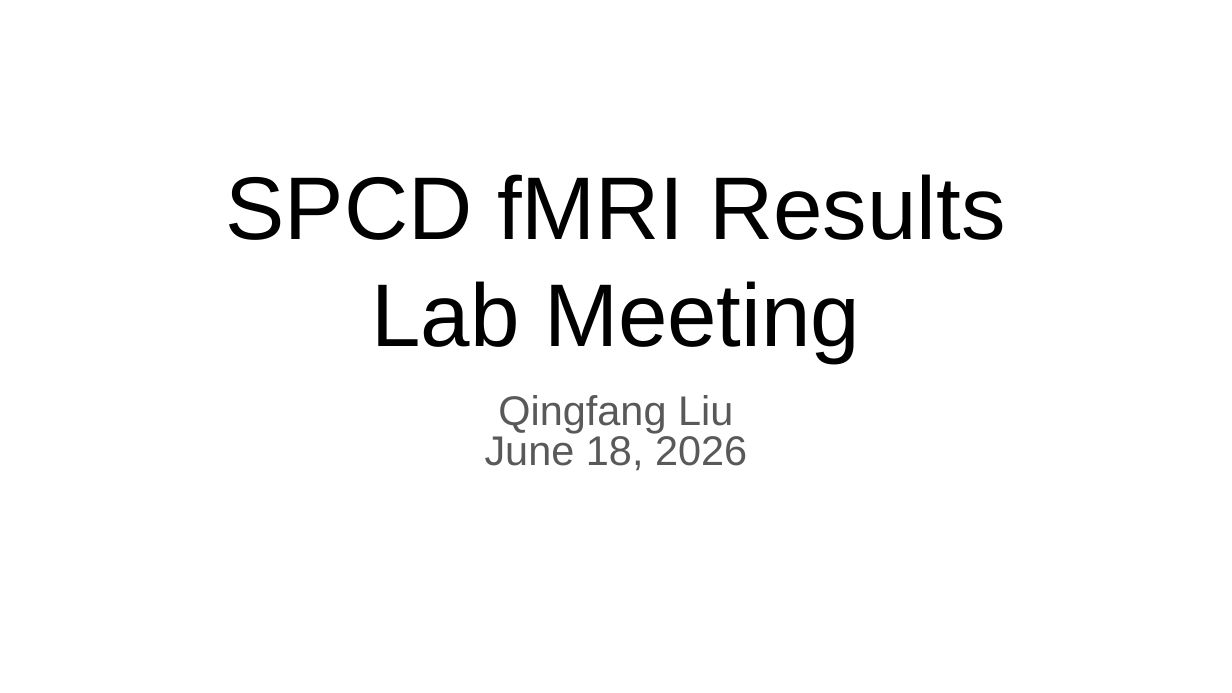
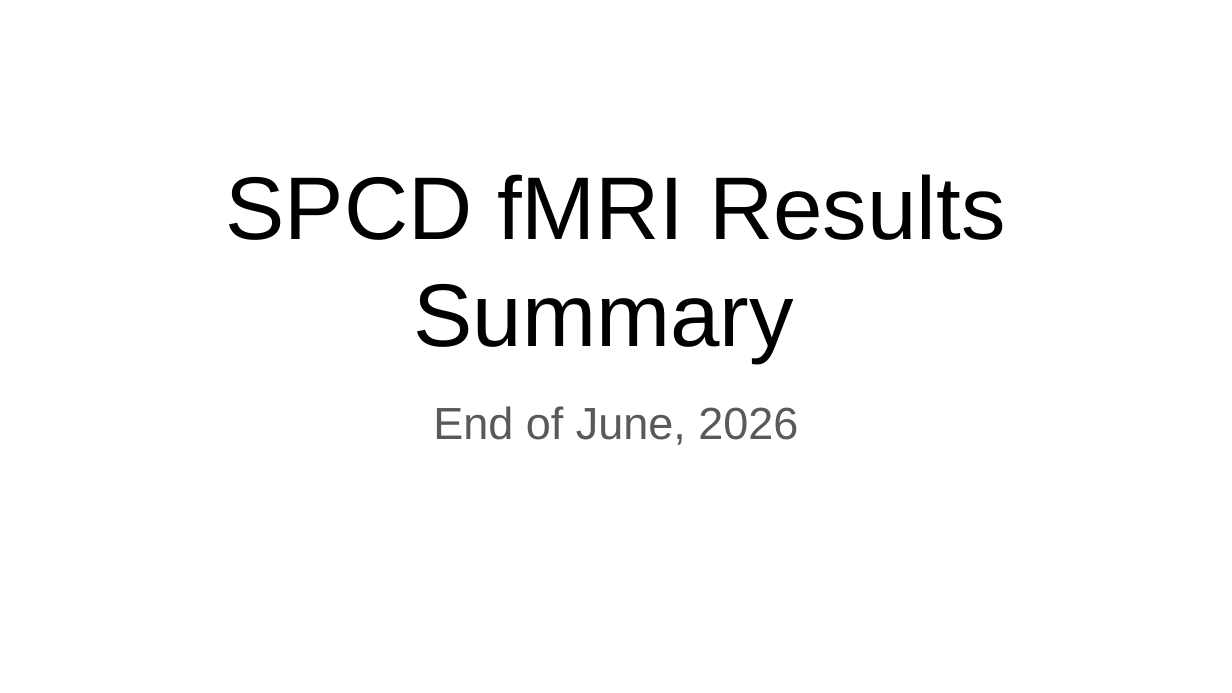
Before and after one commit to QingfangLiu/project-spcd, a slide deck: slide 1 of docs/SPCD fMRI results tag end June.pptx. Drawn at 1232x693 pixels with LibreOffice and Linux fonts; fonts in the diff are those of the drawing. Boxes give left, top, right and bottom in pixels: in the first picture for what was removed or moved away, otherwise in the second. Text is boxed around its words. In the diff, an @@ line names an element or a change of style, - is before the commit and + after.

Commit message:
edit slides

```diff
--- a/docs/SPCD fMRI results tag end June.pptx
+++ b/docs/SPCD fMRI results tag end June.pptx
@@ title at (x1=413, y1=284, x2=793, y2=362): text changed @@
-Lab Meeting
+Summary
@@ subtitle at (x1=433, y1=406, x2=798, y2=445): text changed; size 24.2 to 26.3 pt @@
-Qingfang Liu
-June 18, 2026
+End of June, 2026
```
Also in this commit, not shown: 2 other slides changed.
